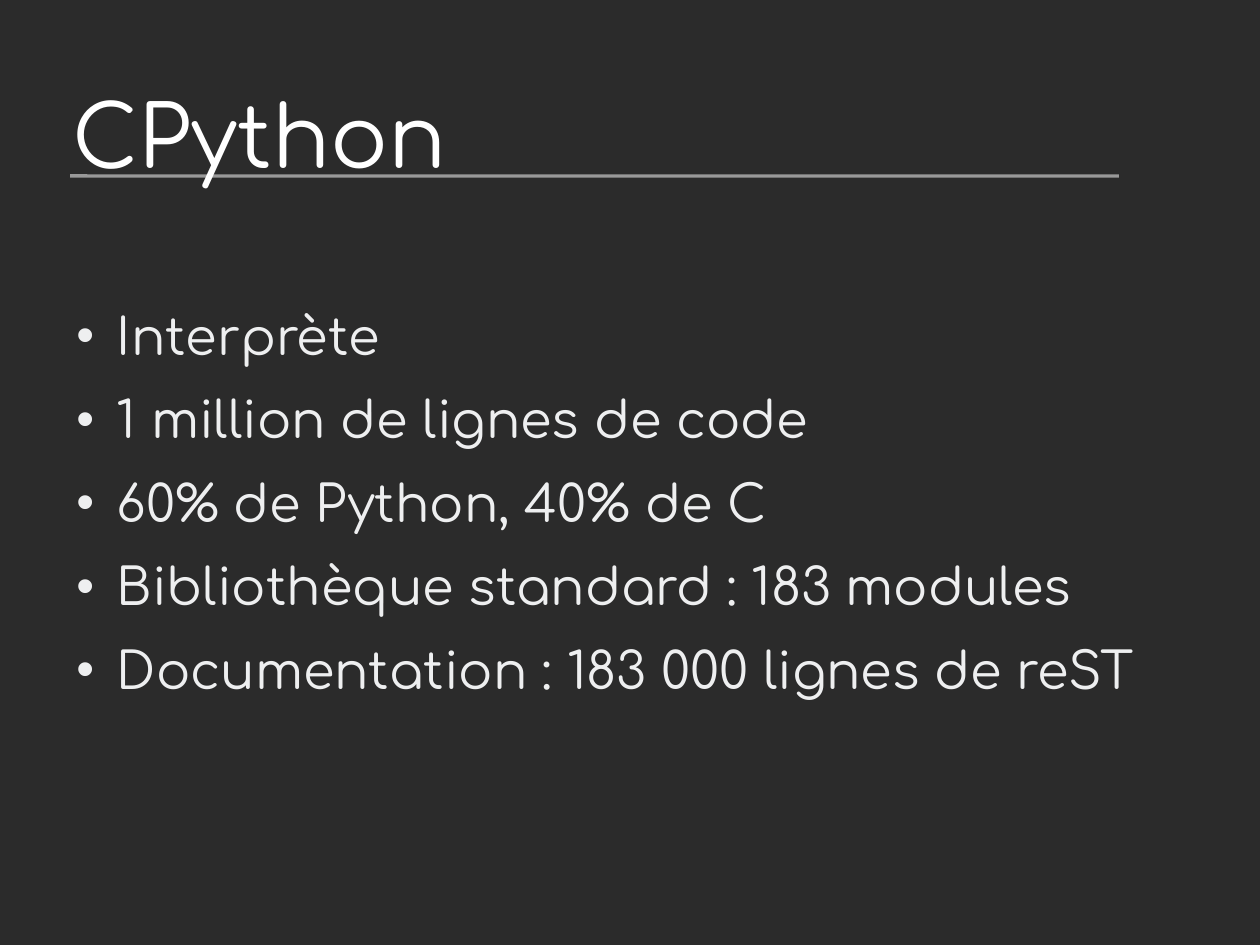
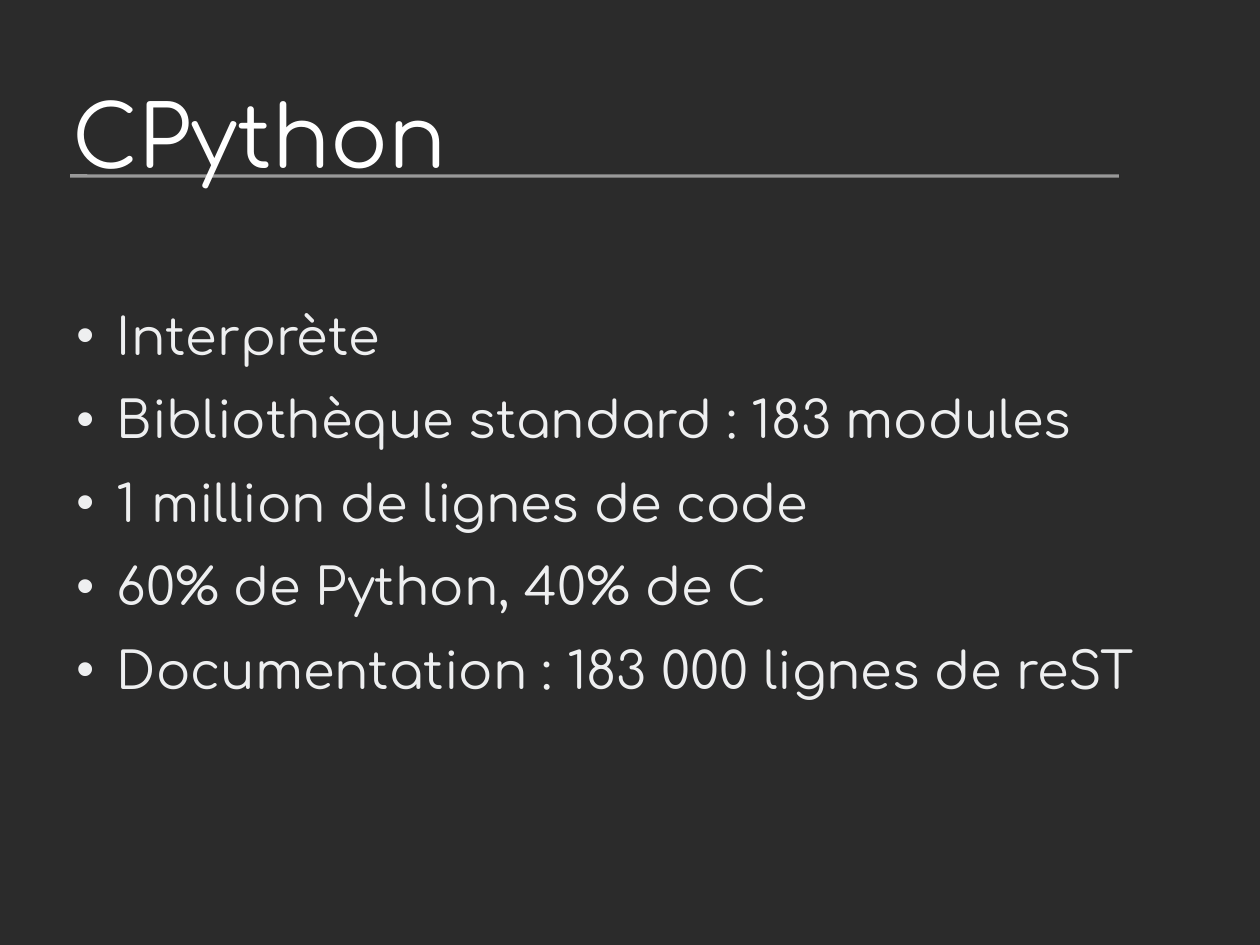
Before and after one commit to vstinner/talks, a slide deck: slide 4 of 2011-PyconFR-Rennes/developpement_cpython/cpython.odp. Drawn at 1260x945 pixels with LibreOffice and Linux fonts; fonts in the diff are those of the drawing; background and template pictures are left out; a plain dark background stands for a picture behind light text. Boxes give left, top, right and bottom in pixels: in the first picture for what was removed or moved away, otherwise in the second. Text is boxed around its words. In the diff, an @@ line names an element or a change of style, - is before the commit and + after.

```diff
--- a/2011-PyconFR-Rennes/developpement_cpython/cpython.odp
+++ b/2011-PyconFR-Rennes/developpement_cpython/cpython.odp
@@ text at (x1=117, y1=396, x2=1071, y2=450): paragraph added @@
+• Bibliothèque standard : 183 modules
@@ text at (x1=117, y1=563, x2=1071, y2=617): paragraph removed @@
-• Bibliothèque standard : 183 modules
```
Also in this commit, not shown: 3 other slides changed, 3 other files.
